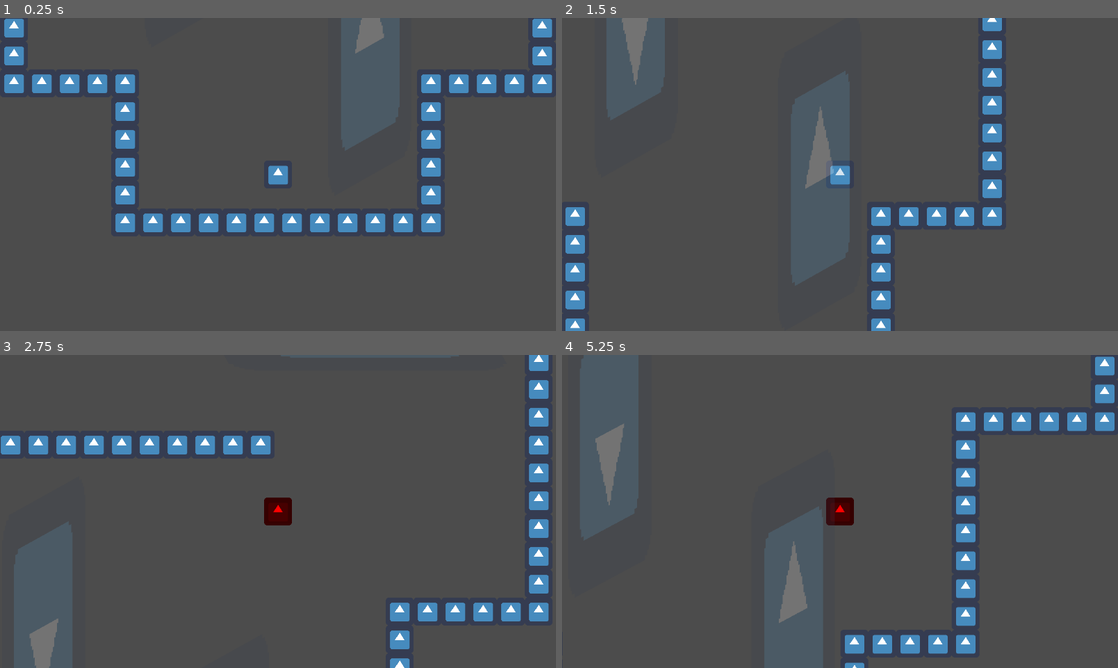
Above: before the commit, frames 1-4 (two rows, left to right).
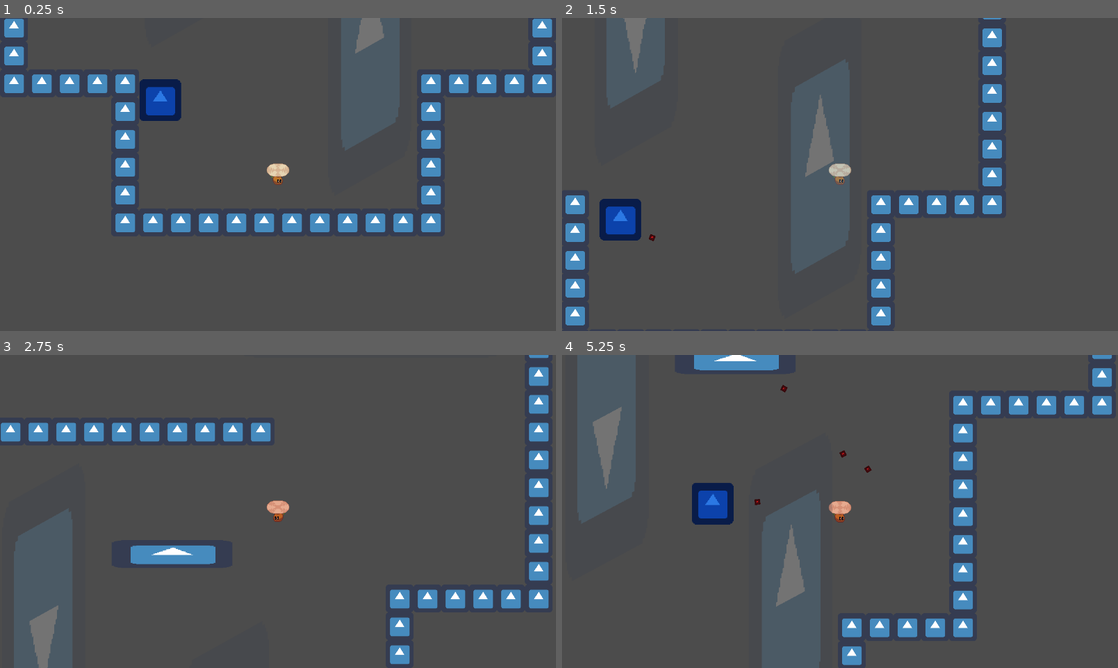
Above: after the commit, the same moments.

Repository: phillipsalbright/GGJ2023
Game: Godot game, scene res://src/flying level/FlyingLevel.tscn
The game is run twice, just before and just after one commit, with the same random seed, the same clock (stepped at 60 frames per second) and the same inputs. The engine's default icon, where the game draws it, is replaced by a stand-in: a white triangle on a blue panel in a dark square.
Inputs:
- Up to frame 1 (0.25 s): no input
- Up to frame 2 (1.5 s): hold E (special) 0.53-1.28 s; hold D (move_right) from 0.53 s (still down); tap Space (jump) at 0.77 s; tap E (special) at 1.35 s
- Up to frame 3 (2.75 s): tap Space (jump) at 1.52 s; release D (move_right) at 2.03 s; hold A (move_left) from 2.03 s (still down); hold E (special) from 2.03 s (still down)
- Up to frame 4 (5.25 s): release A (move_left) at 2.78 s; release E (special) at 2.78 s; hold D (move_right) 2.78-4.28 s; tap E (special) at 2.85, 4.35 s; tap Space (jump) at 3.02, 3.77, 4.52 s; hold E (special) 3.53-4.28 s; hold A (move_left) 4.28-5.03 s; hold D (move_right) from 5.03 s (still down); hold E (special) from 5.03 s (still down)

The runs differ from the first frame. In frame 1, 1.2% of the frame differs, in the area x 25-53%, y 19-54%; in frame 2, 6.4%; in frame 3, 8.9%; in frame 4, 9.7%, in the area x 5-100%, y 0-100%.

Commit message:
Breakable platforms and flying rabbit

Diff:
--- a/project.godot
+++ b/project.godot
@@ -13,9 +13,15 @@
 "class": "Actor",
 "language": "GDScript",
 "path": "res://src/Actor.gd"
+}, {
+"base": "StaticBody2D",
+"class": "BreakablePlatform",
+"language": "GDScript",
+"path": "res://src/flying level/BreakablePlatform.gd"
 } ]
 _global_script_class_icons={
-"Actor": ""
+"Actor": "",
+"BreakablePlatform": ""
 }
 
 [application]
@@ -96,6 +102,7 @@
 
 2d_physics/layer_1="environment"
 2d_physics/layer_2="player"
+2d_physics/layer_3="platform"
 
 [physics]
 
--- a/src/Actor.gd
+++ b/src/Actor.gd
@@ -35,6 +35,11 @@
 func get_input_direction():
 	direction.x = Input.get_action_strength("move_right") - Input.get_action_strength("move_left")
 
+	if direction.x > 0:
+		sprite.flip_h = false
+	elif direction.x < 0:
+		sprite.flip_h = true
+
 	if Input.is_action_just_pressed("jump") && is_on_floor():
 		velocity.y = -jump_force
 		snap_vector = Vector2.ZERO
--- /dev/null
+++ b/src/Bullet.gd
@@ -0,0 +1,23 @@
+extends Area2D
+
+
+var direction = Vector2.ZERO
+
+var SPEED = 200
+
+
+# Called when the node enters the scene tree for the first time.
+func _ready():
+	look_at(global_position + direction)
+
+
+func _process(delta):
+	position += direction * SPEED * delta
+
+
+func _on_Lifetime_timeout():
+	queue_free()
+
+
+func _on_Bullet_body_entered(body):
+	queue_free()
--- /dev/null
+++ b/src/Bullet.tscn
@@ -0,0 +1,27 @@
+[gd_scene load_steps=4 format=2]
+
+[ext_resource path="res://icon.png" type="Texture" id=1]
+[ext_resource path="res://src/Bullet.gd" type="Script" id=2]
+
+[sub_resource type="RectangleShape2D" id=1]
+extents = Vector2( 6, 6 )
+
+[node name="Bullet" type="Area2D"]
+collision_layer = 0
+collision_mask = 2
+script = ExtResource( 2 )
+
+[node name="CollisionShape2D" type="CollisionShape2D" parent="."]
+shape = SubResource( 1 )
+
+[node name="Sprite" type="Sprite" parent="."]
+modulate = Color( 1, 0.0901961, 0.0901961, 1 )
+scale = Vector2( 0.2, 0.2 )
+texture = ExtResource( 1 )
+
+[node name="Lifetime" type="Timer" parent="."]
+wait_time = 5.0
+autostart = true
+
+[connection signal="body_entered" from="." to="." method="_on_Bullet_body_entered"]
+[connection signal="timeout" from="Lifetime" to="." method="_on_Lifetime_timeout"]
--- /dev/null
+++ b/src/flying level/BreakablePlatform.gd
@@ -0,0 +1,26 @@
+class_name BreakablePlatform
+extends StaticBody2D
+
+var help_i_am_dying = false
+
+var velocity = Vector2.ZERO
+
+export(int) var gravity = 200
+export(int) var terminal_velocity = 600
+
+
+# Called every frame. 'delta' is the elapsed time since the previous frame.
+func _physics_process(delta):
+	if help_i_am_dying:
+		velocity.y += gravity * delta
+		velocity.y = min(velocity.y, terminal_velocity)
+
+		position += velocity * delta
+
+		# falls offscreen
+		if global_position.y > 500:
+			queue_free()
+
+
+func step_on_branch():
+	help_i_am_dying = true
--- /dev/null
+++ b/src/flying level/BreakablePlatform.tscn
@@ -0,0 +1,22 @@
+[gd_scene load_steps=4 format=2]
+
+[ext_resource path="res://icon.png" type="Texture" id=1]
+[ext_resource path="res://src/flying level/BreakablePlatform.gd" type="Script" id=2]
+
+[sub_resource type="RectangleShape2D" id=1]
+extents = Vector2( 139.5, 32 )
+
+[node name="BreakablePlatform" type="StaticBody2D"]
+collision_layer = 4
+collision_mask = 3
+script = ExtResource( 2 )
+
+[node name="CollisionShape2D" type="CollisionShape2D" parent="."]
+position = Vector2( 107.5, -1 )
+shape = SubResource( 1 )
+one_way_collision = true
+
+[node name="Sprite" type="Sprite" parent="."]
+position = Vector2( 107, 0 )
+scale = Vector2( 4.34375, 1 )
+texture = ExtResource( 1 )
--- a/src/flying level/FlyingLevel.tscn
+++ b/src/flying level/FlyingLevel.tscn
@@ -1,8 +1,10 @@
-[gd_scene load_steps=6 format=2]
+[gd_scene load_steps=8 format=2]
 
 [ext_resource path="res://src/flying level/FlyingPlayer.tscn" type="PackedScene" id=1]
 [ext_resource path="res://icon.png" type="Texture" id=2]
 [ext_resource path="res://src/flying level/WindColumn.tscn" type="PackedScene" id=3]
+[ext_resource path="res://src/flying level/BreakablePlatform.tscn" type="PackedScene" id=4]
+[ext_resource path="res://src/flying level/RabbitFlying.tscn" type="PackedScene" id=5]
 
 [sub_resource type="ConvexPolygonShape2D" id=4]
 points = PoolVector2Array( 0, 0, 64, 0, 64, 64, 0, 64 )
@@ -49,3 +51,9 @@
 [node name="WindColumn3" parent="." instance=ExtResource( 3 )]
 position = Vector2( 473, -1322 )
 rotation = 4.71239
+
+[node name="BreakablePlatform" parent="." instance=ExtResource( 4 )]
+position = Vector2( -23, -774 )
+
+[node name="Rabbit" parent="." instance=ExtResource( 5 )]
+position = Vector2( -256, -114 )
--- a/src/flying level/FlyingPlayer.gd
+++ b/src/flying level/FlyingPlayer.gd
@@ -25,15 +25,22 @@
 
 	if $AirBoostDuration.time_left > 0:
 		velocity.y = move_toward(velocity.y, -air_boost_speed, air_boost_acceleration * delta)
-		sprite.modulate = Color.green
+		sprite.modulate = Color(0.8, 1, 0.8, 1)
 	elif hover:
-		sprite.modulate = Color.red
+		sprite.modulate = Color(1, 0.8, 0.8, 1)
 		if Input.is_action_pressed("move_down"):
 			velocity.y = move_toward(velocity.y, hover_fall_speed, hover_friction * delta)
 		else:
 			velocity.y = move_toward(velocity.y, hover_speed, hover_friction * delta)
 	else:
 		sprite.modulate = Color.white
+
+
+	for i in get_slide_count():
+		var collider = get_slide_collision(i).collider
+		if collider is BreakablePlatform:
+			collider.step_on_branch()
+
 
 # Overriding parent apply_gravity
 func apply_gravity(delta):
--- a/src/flying level/FlyingPlayer.tscn
+++ b/src/flying level/FlyingPlayer.tscn
@@ -1,20 +1,51 @@
-[gd_scene load_steps=4 format=2]
+[gd_scene load_steps=5 format=2]
 
-[ext_resource path="res://icon.png" type="Texture" id=1]
+[ext_resource path="res://assets/Player Fly.png" type="Texture" id=1]
 [ext_resource path="res://src/flying level/FlyingPlayer.gd" type="Script" id=2]
 
-[sub_resource type="RectangleShape2D" id=1]
-extents = Vector2( 32, 32 )
+[sub_resource type="Animation" id=3]
+length = 0.001
+tracks/0/type = "value"
+tracks/0/path = NodePath("Sprite:frame")
+tracks/0/interp = 1
+tracks/0/loop_wrap = true
+tracks/0/imported = false
+tracks/0/enabled = true
+tracks/0/keys = {
+"times": PoolRealArray( 0 ),
+"transitions": PoolRealArray( 1 ),
+"update": 0,
+"values": [ 0 ]
+}
+
+[sub_resource type="Animation" id=2]
+resource_name = "float"
+length = 0.4
+loop = true
+tracks/0/type = "value"
+tracks/0/path = NodePath("Sprite:frame")
+tracks/0/interp = 1
+tracks/0/loop_wrap = true
+tracks/0/imported = false
+tracks/0/enabled = true
+tracks/0/keys = {
+"times": PoolRealArray( 0, 0.1, 0.2, 0.3 ),
+"transitions": PoolRealArray( 1, 1, 1, 1 ),
+"update": 1,
+"values": [ 0, 1, 2, 3 ]
+}
 
 [node name="Player" type="KinematicBody2D"]
 collision_layer = 2
+collision_mask = 5
 script = ExtResource( 2 )
 
-[node name="CollisionShape2D" type="CollisionShape2D" parent="."]
-shape = SubResource( 1 )
+[node name="CollisionPolygon2D" type="CollisionPolygon2D" parent="."]
+polygon = PoolVector2Array( 11, 24, 11, 6, 26, -5, 26, -16, 11, -24, -11, -24, -25, -15, -25, -5, -12, 5, -12, 24 )
 
 [node name="Sprite" type="Sprite" parent="."]
 texture = ExtResource( 1 )
+hframes = 4
 
 [node name="Camera2D" type="Camera2D" parent="."]
 current = true
@@ -22,4 +53,9 @@
 [node name="AirBoostDuration" type="Timer" parent="."]
 one_shot = true
 
+[node name="AnimationPlayer" type="AnimationPlayer" parent="."]
+autoplay = "float"
+anims/RESET = SubResource( 3 )
+anims/float = SubResource( 2 )
+
 [connection signal="timeout" from="AirBoostDuration" to="." method="_on_AirBoostDuration_timeout"]
--- /dev/null
+++ b/src/flying level/RabbitFlying.gd
@@ -0,0 +1,35 @@
+extends KinematicBody2D
+
+const BULLET = preload("res://src/Bullet.tscn")
+
+var velocity = Vector2.ZERO
+var direction = Vector2.ZERO
+
+
+onready var player = get_parent().get_node("Player")
+
+# Called when the node enters the scene tree for the first time.
+func _ready():
+	pass # Replace with function body.
+
+
+func _physics_process(delta):
+	var dist = global_position.distance_to(player.global_position)
+
+	if dist > 500:
+		direction = (player.global_position - global_position).normalized()
+	elif dist < 300:
+		direction = -(player.global_position - global_position).normalized()
+	else:
+		direction = Vector2.ZERO
+
+
+	velocity = direction * 200
+	move_and_slide(velocity)
+
+
+func _on_ShootCountdown_timeout():
+	var bullet = BULLET.instance()
+	bullet.direction = (player.global_position - global_position).normalized()
+	bullet.global_position = global_position
+	get_parent().add_child(bullet)
--- /dev/null
+++ b/src/flying level/RabbitFlying.tscn
@@ -0,0 +1,26 @@
+[gd_scene load_steps=4 format=2]
+
+[ext_resource path="res://icon.png" type="Texture" id=1]
+[ext_resource path="res://src/flying level/RabbitFlying.gd" type="Script" id=2]
+
+[sub_resource type="RectangleShape2D" id=1]
+extents = Vector2( 47.5, 48 )
+
+[node name="Rabbit" type="KinematicBody2D"]
+collision_layer = 0
+collision_mask = 0
+script = ExtResource( 2 )
+
+[node name="CollisionShape2D" type="CollisionShape2D" parent="."]
+position = Vector2( -0.5, 0 )
+shape = SubResource( 1 )
+
+[node name="Sprite" type="Sprite" parent="."]
+modulate = Color( 0.172549, 0.47451, 0.898039, 1 )
+scale = Vector2( 1.5, 1.5 )
+texture = ExtResource( 1 )
+
+[node name="ShootCountdown" type="Timer" parent="."]
+autostart = true
+
+[connection signal="timeout" from="ShootCountdown" to="." method="_on_ShootCountdown_timeout"]
Not shown, added: assets/Player Fly.png.import
Not shown, added: assets/Player Swim.png.import
